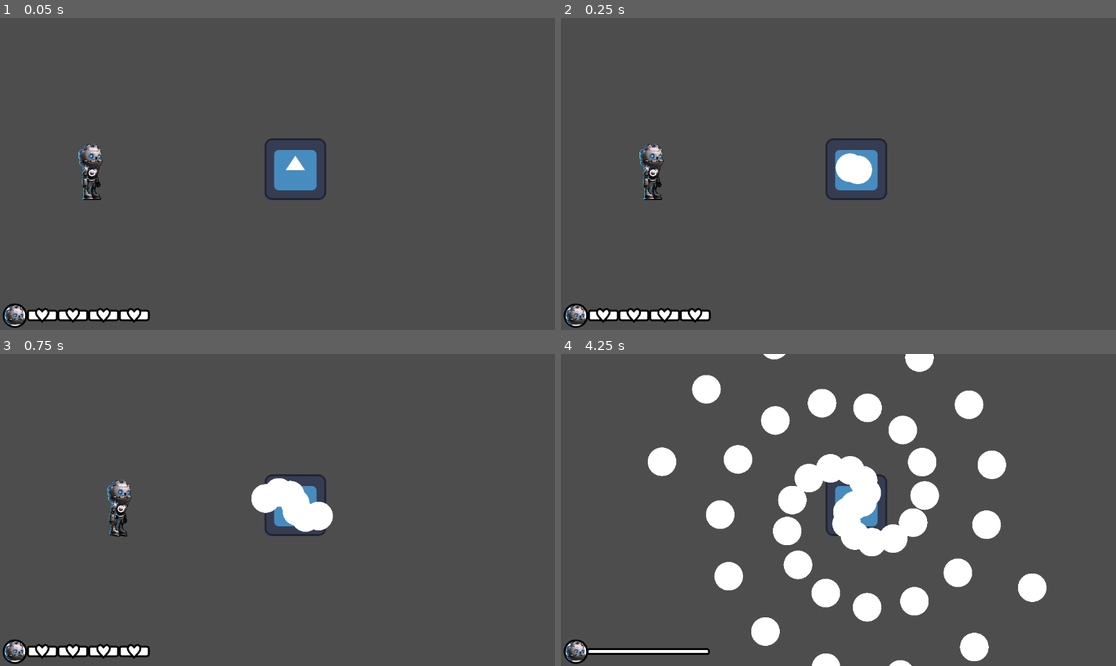
Above: before the commit, frames 1-4 (two rows, left to right).
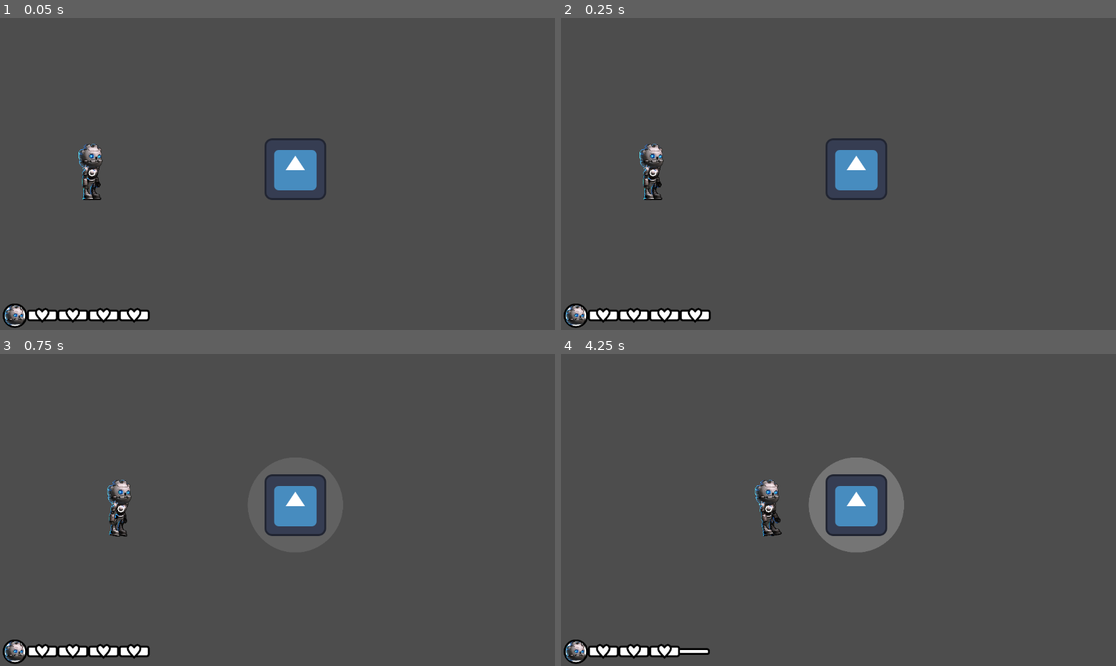
Above: after the commit, the same moments.

Repository: Ralarssenth/BulletHell
Game: Godot game, scene res://scenes/boss_room.tscn
The game is run twice, just before and just after one commit, with the same random seed, the same clock (stepped at 60 frames per second) and the same inputs. The engine's default icon, where the game draws it, is replaced by a stand-in: a white triangle on a blue panel in a dark square.
Inputs:
- Up to frame 1 (0.05 s): no input
- Up to frame 2 (0.25 s): no input
- Up to frame 3 (0.75 s): hold Right (ui_right) from 0.53 s (still down)
- Up to frame 4 (4.25 s): release Right (ui_right) at 1.28 s; hold Down (ui_down) 1.28-2.03 s; hold Right (ui_right) 2.03-2.78 s; hold Up (ui_up) 2.78-3.53 s; hold Left (ui_left) from 3.53 s (still down)

Frame 1 is identical in both runs. In frame 2, 0.4% of the frame differs, in the area x 49-57%, y 43-54%; in frame 3, 1.4%; in frame 4, 15%, in the area x 4-88%, y 0-100%.

Commit message:
point blank
-polished the point blank aoe with fade in and programmatical values for size and timings
-added 0.5s invuln to player on damage taken (no visuals)

Diff:
--- a/scenes/point_blank.tscn
+++ b/scenes/point_blank.tscn
@@ -7,15 +7,18 @@
 radius = 298.015
 
 [node name="PointBlank" type="Area2D" groups=["enemy_hitbox"]]
+show_behind_parent = true
 script = ExtResource("1_y6yec")
 
 [node name="Sprite2D" type="Sprite2D" parent="."]
+modulate = Color(1, 1, 1, 0.0980392)
 texture = ExtResource("2_3syry")
 
 [node name="CollisionShape2D" type="CollisionShape2D" parent="."]
 shape = SubResource("CircleShape2D_p1ngy")
+disabled = true
 
-[node name="Timer" type="Timer" parent="."]
-autostart = true
+[node name="LingeringTimer" type="Timer" parent="."]
+one_shot = true
 
-[connection signal="timeout" from="Timer" to="." method="_on_timer_timeout"]
+[connection signal="timeout" from="LingeringTimer" to="." method="_on_lingering_timer_timeout"]
--- a/scripts/Boss.gd
+++ b/scripts/Boss.gd
@@ -21,9 +21,7 @@
 func spawnPointBlank(_size:float, _timer:float):
 	var pointBlank = pointBlank_node.instantiate()
 
-	pointBlank.position = global_position
-	pointBlank.size = _size
-	pointBlank.timer = _timer
+	pointBlank.init(position, _size, _timer)
 
 	get_tree().current_scene.call_deferred("add_child", pointBlank)
 	print("pointBlank added to scene with params size: " + str(_size) + " and timer: " + str(_timer))
@@ -33,4 +31,7 @@
 
 
 func _on_point_blank_timeout():
-	spawnPointBlank(1.0, 1.0)
+	var recast_timer = 3.0
+	spawnPointBlank(100.0, recast_timer)
+	$PointBlank.set_wait_time(recast_timer)
+	$PointBlank.start()
--- a/scripts/PointBlank.gd
+++ b/scripts/PointBlank.gd
@@ -1,12 +1,40 @@
 extends Area2D
 
-var size:float = 1.0
-var timer:float = 1.0
+var radius = 100
+var timer:float = 3.0
+var linger:float = 0.5
 
 func _ready():
-	$Timer.set_wait_time(timer)
-	print("pointBlank ready")
+	burst()
+	#print("pointBlank ready")
 
-func _on_timer_timeout():
-	print("pointBlank deleted")
+
+
+func init(_position, _radius=radius, _timer=timer, _linger=linger):
+	position = _position
+	radius = _radius
+	timer = _timer
+	linger = _linger
+
+	# Set the unique collision shape
+	$CollisionShape2D.shape = $CollisionShape2D.shape.duplicate() # Make this shape unique
+	$CollisionShape2D.shape.radius = radius # Set the size of the collision shape based on radius
+
+	# Scales the sprite based on img_size and radius
+	var img_size = $Sprite2D.texture.get_size().x / 2 # Set from the size of the texture / 2
+	$Sprite2D.scale = Vector2(1, 1) * radius / img_size
+
+
+func burst():
+	var tween = create_tween()
+	tween.tween_property($Sprite2D,"modulate:a", 1, timer).set_trans(Tween.TRANS_SINE)
+	tween.tween_callback(_on_burst_finished)
+
+func _on_burst_finished():
+	$CollisionShape2D.set_deferred("disabled", false)
+	$LingeringTimer.set_wait_time(linger)
+	$LingeringTimer.start()
+
+
+func _on_lingering_timer_timeout():
 	queue_free()
--- a/scripts/player.gd
+++ b/scripts/player.gd
@@ -54,6 +54,11 @@
 	print("player took damage")
 	Globals.player_damaged.emit()
 
+	# give the player 1s of invuln
+	$CollisionShape2D.set_deferred("disabled", true)
+	await get_tree().create_timer(1.0).timeout
+	$CollisionShape2D.set_deferred("disabled", false)
+
 
 
 func _on_player_died():
Not shown: 1 places in scenes/boss.tscn that only renumber resources
